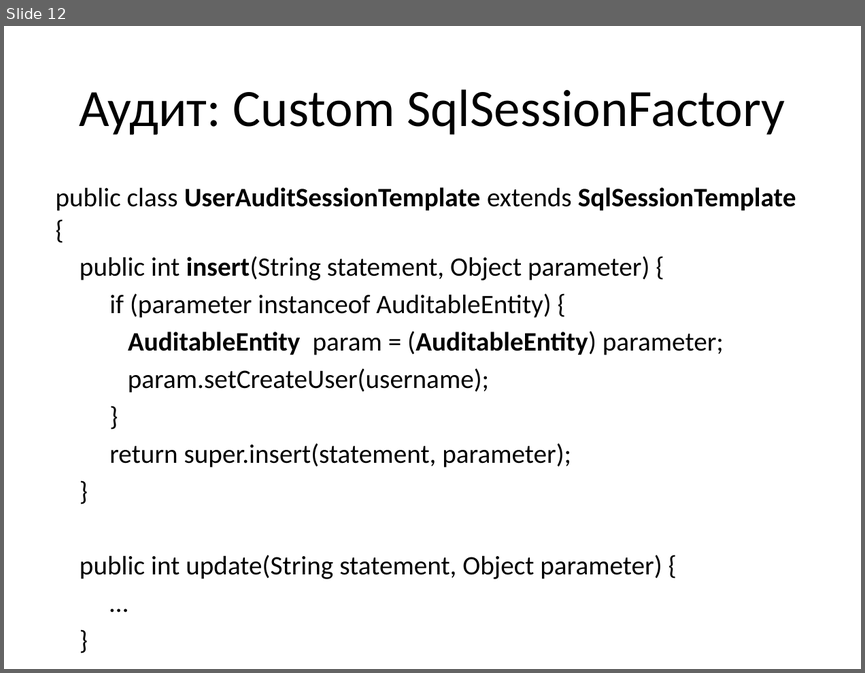
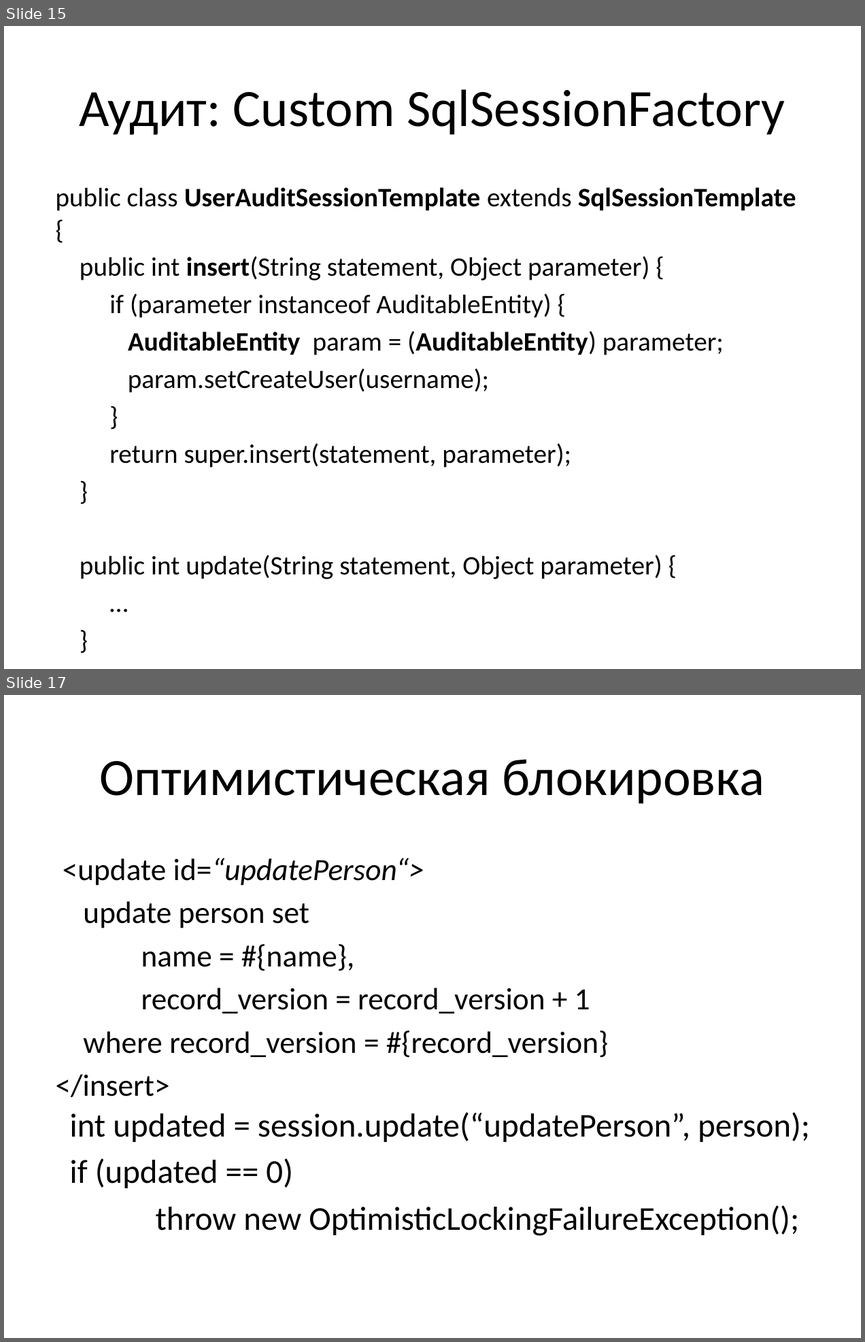
Before and after one commit to vitali-kviatkouski/personal, a slide deck: MyBatis.pptx. Shown one above the other, each under a label of ours: slide 12 before the commit, slides 15 and 17 after it; the slides between them are not shown. The pictures are 865x673 and 865x1342 pixels, drawn with LibreOffice and Linux fonts; fonts in the diff are those of the drawing. Boxes give left, top, right and bottom in pixels: in the first picture for what was removed or moved away, otherwise in the second. Text is boxed around its words. In the diff, an @@ line names an element or a change of style, - is before the commit and + after.

Commit message:
All slides complete

```diff
--- a/MyBatis.pptx
+++ b/MyBatis.pptx
@@ slide 17 added at bbox=[4, 695, 861, 1338], background #FFFFFF @@
@@ title added at bbox=[99, 759, 764, 804], 44 pt, text #000000 @@
+Оптимистическая блокировка
@@ text added at bbox=[56, 858, 609, 1097], 25.9 pt, text #000000 @@
+<update id=“updatePerson“>
+update person set
+name = #{name},
+record_version = record_version + 1
+where record_version = #{record_version}
+</insert>
@@ text added at bbox=[70, 1112, 810, 1236], 28 pt, text #000000 @@
+int updated = session.update(“updatePerson”, person);
+if (updated == 0)
+throw new OptimisticLockingFailureException();
@@ what was slide 12 is now slide 15 @@
```
Also in this commit, not shown: 1 slide changed, 10 other slides added.
